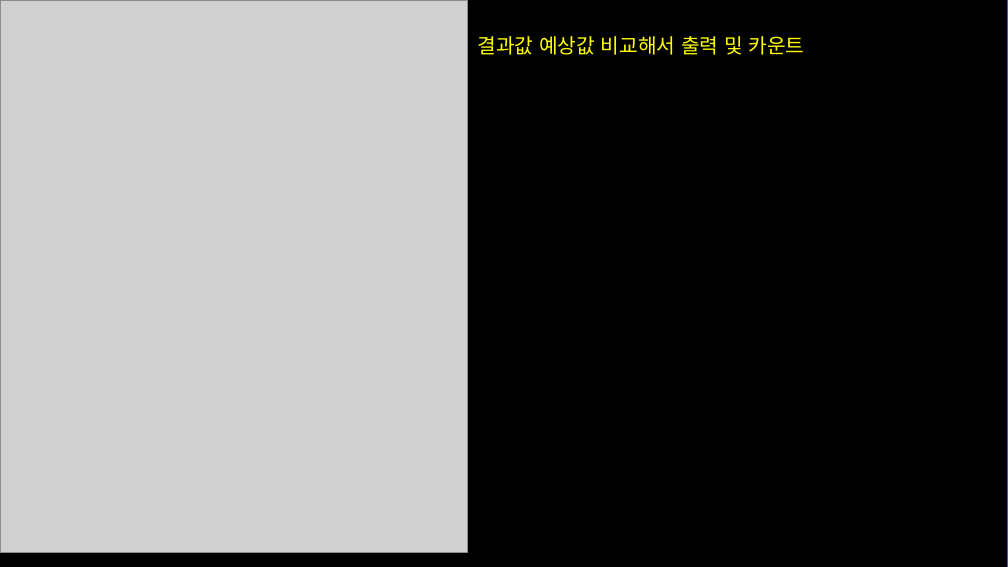
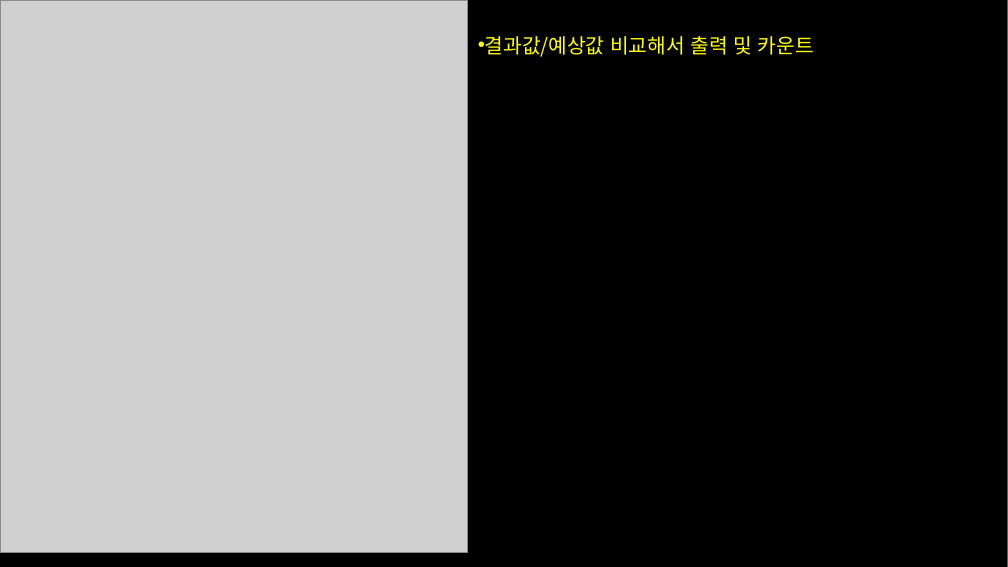
Before and after one commit to cong2738/my_RISC-V, a slide deck: slide 8 of 250424_시스템베릴로그 UVM프레임워크 구조 공부.pptx. Drawn at 1008x567 pixels with LibreOffice and Linux fonts; fonts in the diff are those of the drawing; grey boxes stand for pictures. Boxes give left, top, right and bottom in pixels: in the first picture for what was removed or moved away, otherwise in the second. Text is boxed around its words. In the diff, an @@ line names an element or a change of style, - is before the commit and + after.

```diff
--- a/250424_시스템베릴로그 UVM프레임워크 구조 공부.pptx
+++ b/250424_시스템베릴로그 UVM프레임워크 구조 공부.pptx
@@ text at [485,36,814,57]: text changed @@
-결과값 예상값 비교해서 출력 및 카운트
+• 결과값/예상값 비교해서 출력 및 카운트
```
Also in this commit, not shown: 7 other slides changed, 2 slides added, 1 other file.
